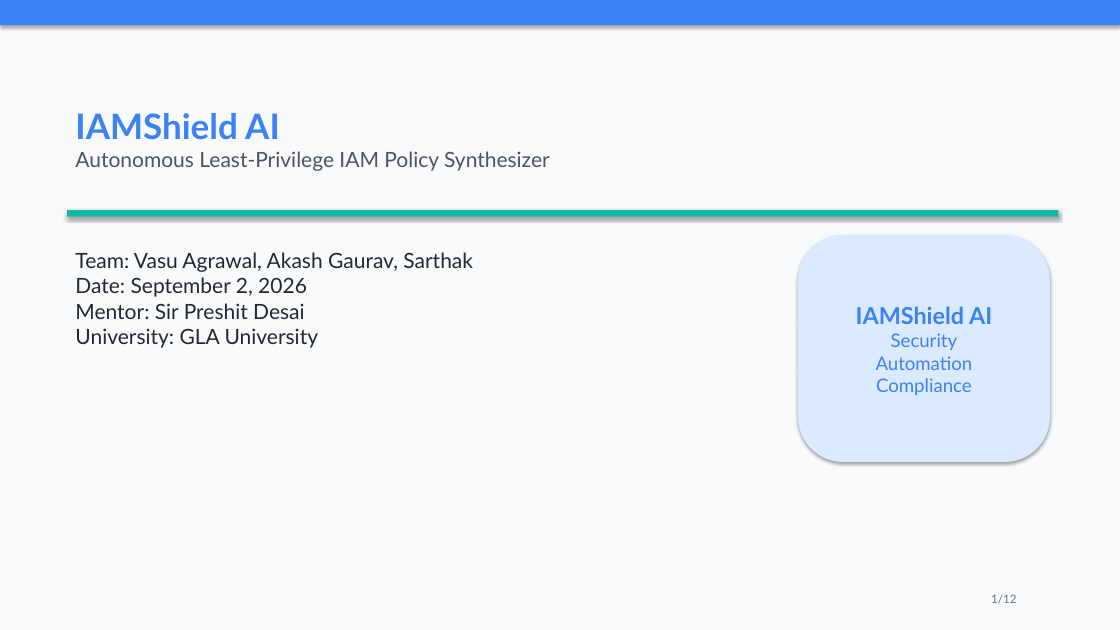
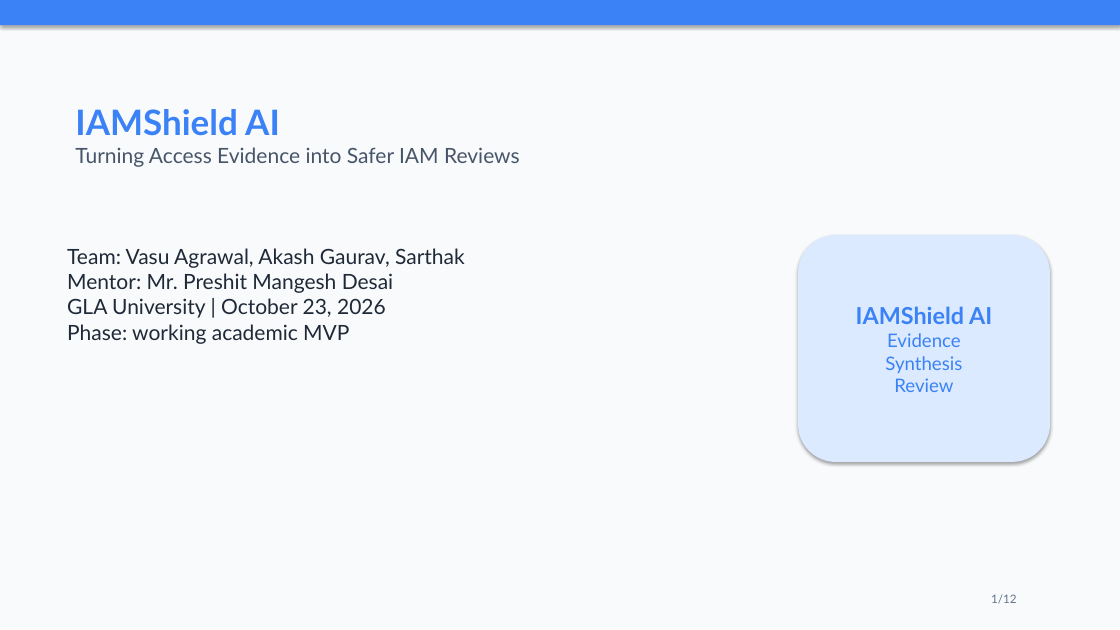
Before and after one commit to Regginear/IAMShield-AI, a slide deck: slide 1 of IAMShield_AI_Presentation.pptx. Drawn at 1120x630 pixels with LibreOffice and Linux fonts; fonts in the diff are those of the drawing. Boxes give left, top, right and bottom in pixels: in the first picture for what was removed or moved away, otherwise in the second. Text is boxed around its words. In the diff, an @@ line names an element or a change of style, - is before the commit and + after.

Commit message:
Complete IAMShield AI MVP workflow

```diff
--- a/IAMShield_AI_Presentation.pptx
+++ b/IAMShield_AI_Presentation.pptx
@@ text at (x1=75, y1=147, x2=520, y2=167): text changed @@
-Autonomous Least-Privilege IAM Policy Synthesizer
+Turning Access Evidence into Safer IAM Reviews
@@ rectangle removed at (x1=67, y1=210, x2=1059, y2=217) @@
@@ rounded rectangle "IAMShield AI" at (x1=798, y1=235, x2=1050, y2=462): proportions changed @@
@@ text at (x1=67, y1=273, x2=393, y2=344): text changed @@
-Date: September 2, 2026
-Mentor: Sir Preshit Desai
-University: GLA University
+Mentor: Mr. Preshit Mangesh Desai
+GLA University | October 23, 2026
+Phase: working academic MVP
@@ text in rounded rectangle at (x1=885, y1=333, x2=962, y2=392): text changed @@
-Security
-Automation
-Compliance
+Evidence
+Synthesis
+Review
```
Also in this commit, not shown: 11 slides added, 11 slides removed, 16 other files.
